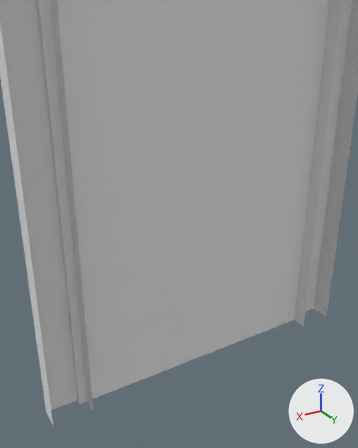
The Blender file blenders/mappe.blend, before and after one commit.
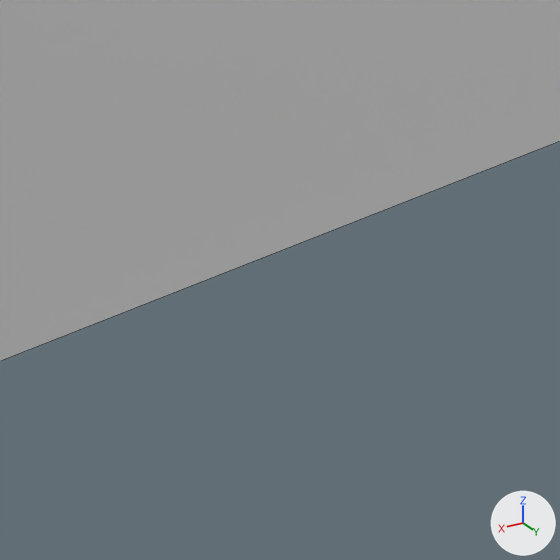
Each version appears first whole from a 50 mm camera at (1.868, 2.617, 2.589) aimed at (0.02, -0.464, 1.049), and next in a close-up on the part from 31% to 72% of the width and 66% to 99% of the height. Arrows for +X, +Y and +Z are at lower right; the lights stay in place. The close-ups show mesh edges as thin lines. Objects named as collision shapes, trigger or cutter boxes, shadow casters or lower levels of detail are left out.

Names of what the first close-up shows: 'door_o1'.
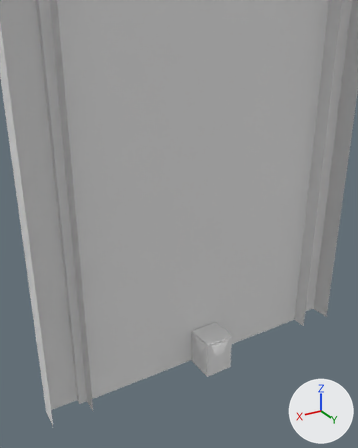
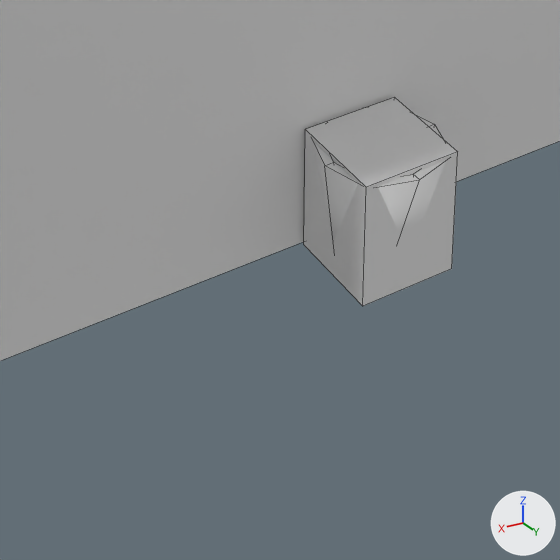
Boxes (x1, y1, x2, y2) around the edits, measured in the close-ups (560 x 560 px):
'coffe_cup_interact', added: after (304, 97, 458, 306)
'coffe_cup', added: after (313, 115, 446, 243)

What the commit changed:
Material 'coffe_cup' (mat_coffe_cup) is new.
Its base color is (0.8, 0.8, 0.8) (white #e7e7e7).
Mesh me_coffe_cup_interact is new.
It is a box spanning x -0.476..-0.255, y -1.078..-0.856, z 1.709..1.999.
Mesh me_coffe_cup is new.
It has 34 vertices, 32 faces and spans x -0.135..0.135, y -0.135..0.135, z 0.0..0.28.
It uses material mat_coffe_cup (white #e7e7e7).
Object 'coffe_cup_interact' (ob_coffe_cup_interact) is new; it shows me_coffe_cup_interact.
Its parent is ob_coffe_cup.
Its matrix parent inverse is Matrix(((1.0, 0.0, 0.0, 0.366), (0.0, 1.0, 0.0, 0.967), (0.0, 0.0, 1.0, -1.709), (0.0, 0.0, 0.0, 1.0))).
Its location is (0.0, 0.0, 0.0).
Object 'coffe_cup' (ob_coffe_cup) is new; it shows me_coffe_cup.
Its location is (0.0, 0.0, 0.0).
